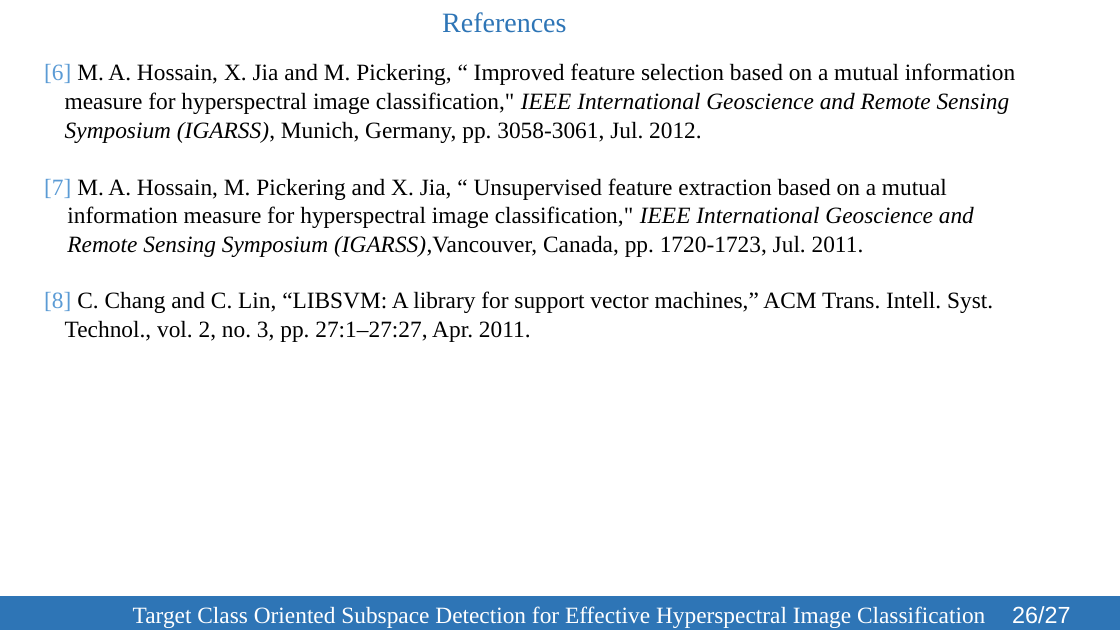
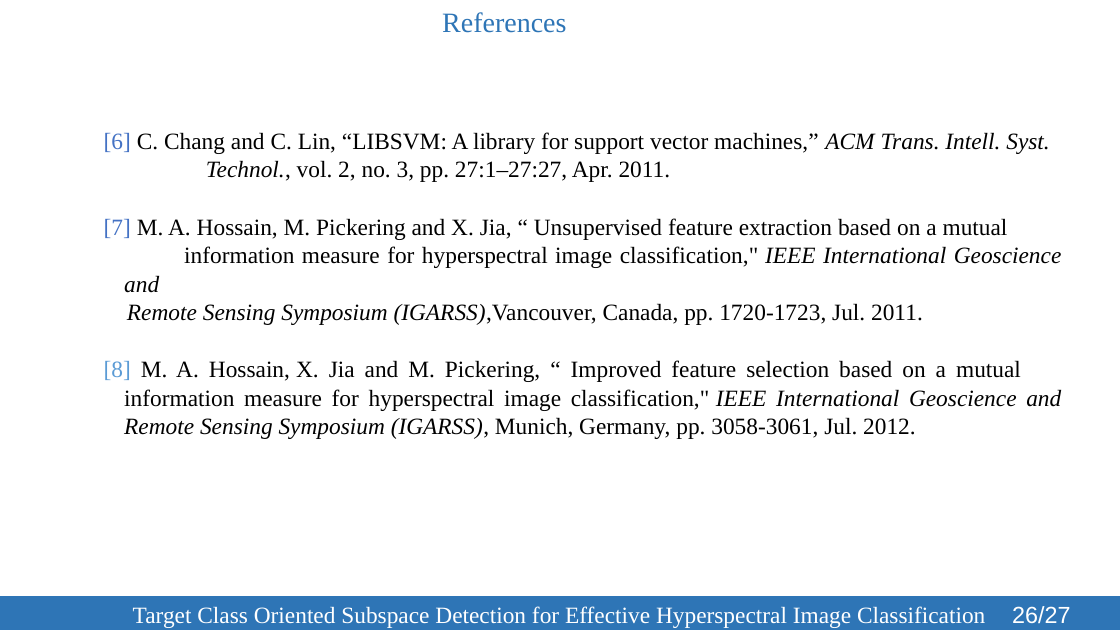
Before and after one commit to SleepyBrain/Remote-Sensing, a slide deck: slide 26 of Presentation/TCOSD-123086.pptx. Drawn at 1120x630 pixels with LibreOffice and Linux fonts; fonts in the diff are those of the drawing. Boxes give left, top, right and bottom in pixels: in the first picture for what was removed or moved away, otherwise in the second. Text is boxed around its words. In the diff, an @@ line names an element or a change of style, - is before the commit and + after.

```diff
--- a/Presentation/TCOSD-123086.pptx
+++ b/Presentation/TCOSD-123086.pptx
@@ text "[6] C. Chang and C. ...": place and size @@
-text "[6] C. Chang and C. ..." at <box>44,63,1015,342</box>
+text "[6] C. Chang and C. ..." at <box>104,132,1062,438</box>
@@ text at <box>104,132,1062,293</box>: text changed @@
-[6] M. A. Hossain, X. Jia and M. Pickering, “ Improved feature selection based on a mutual information measure for hyperspectral image classification," IEEE International Geoscience and Remote Sensing Symposium (IGARSS), Munich, Germany, pp. 3058-3061, Jul. 2012.
-[7] M. A. Hossain, M. Pickering and X. Jia, “ Unsupervised feature extraction based on a mutual
-information measure for hyperspectral image classification," IEEE International Geoscience and
+[6] C. Chang and C. Lin, “LIBSVM: A library for support vector machines,” ACM Trans. Intell. Syst. Technol., vol. 2, no. 3, pp. 27:1–27:27, Apr. 2011.
+[7] M. A. Hossain, M. Pickering and X. Jia, “ Unsupervised feature extraction based on a mutual information measure for hyperspectral image classification," IEEE International Geoscience and
@@ text at <box>127,303,923,325</box>: alignment left to justified @@
@@ text at <box>104,360,1061,438</box>: text changed @@
-[8] C. Chang and C. Lin, “LIBSVM: A library for support vector machines,” ACM Trans. Intell. Syst. Technol., vol. 2, no. 3, pp. 27:1–27:27, Apr. 2011.
+[8] M. A. Hossain, X. Jia and M. Pickering, “ Improved feature selection based on a mutual information measure for hyperspectral image classification," IEEE International Geoscience and Remote Sensing Symposium (IGARSS), Munich, Germany, pp. 3058-3061, Jul. 2012.
```
Also in this commit, not shown: 7 other slides changed, 1 other file.
